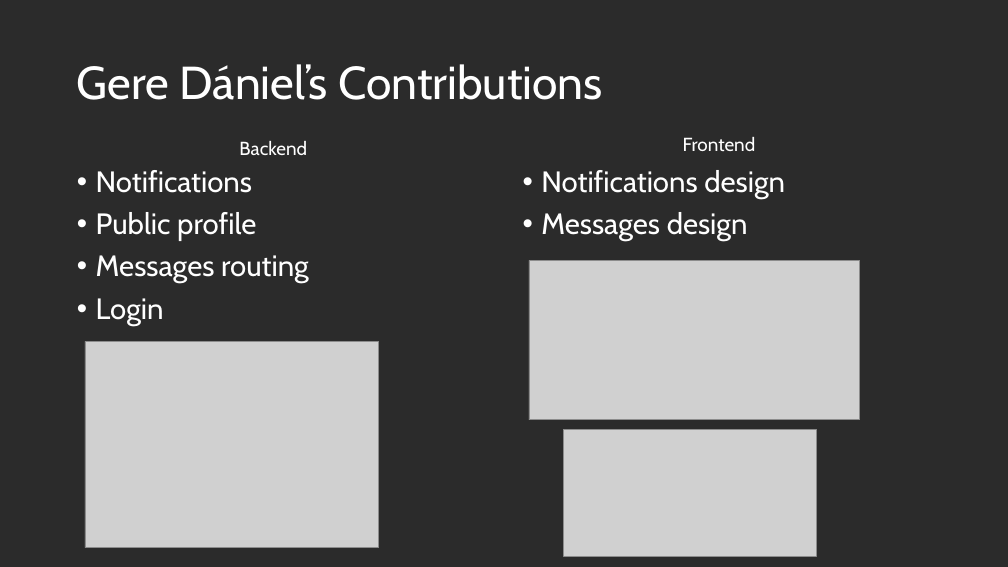
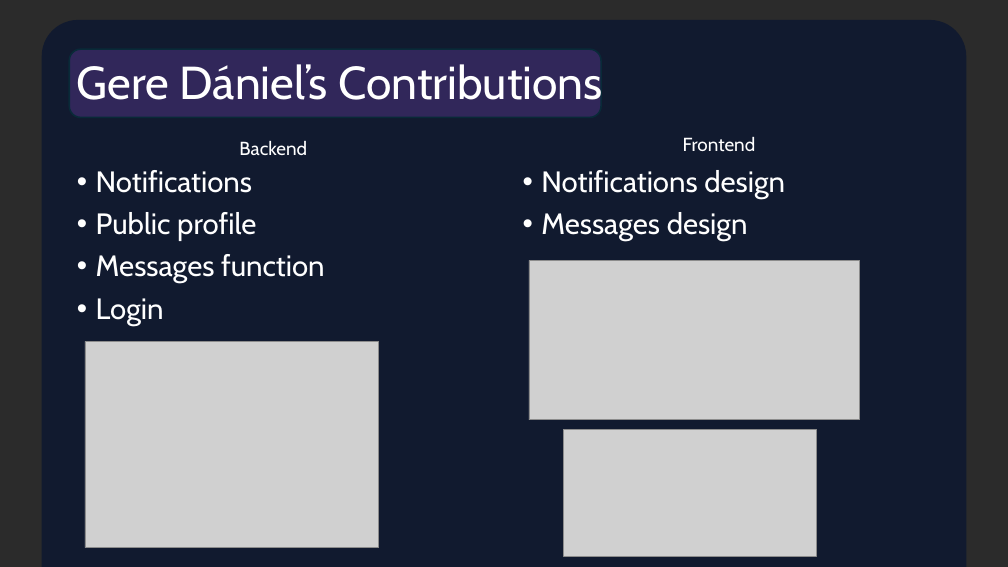
Before and after one commit to pollak-vizsgaremek/Bellora, a slide deck: slide 7 of docs/Bellora.pptx. Drawn at 1008x567 pixels with LibreOffice and Linux fonts; fonts in the diff are those of the drawing; grey boxes stand for pictures; background and template pictures are left out; a plain dark background stands for a picture behind light text. Boxes give left, top, right and bottom in pixels: in the first picture for what was removed or moved away, otherwise in the second. Text is boxed around its words. In the diff, an @@ line names an element or a change of style, - is before the commit and + after.

```diff
--- a/docs/Bellora.pptx
+++ b/docs/Bellora.pptx
@@ rounded rectangle added at (42,20,966,567), fill #111A2F @@
@@ rounded rectangle added at (70,49,601,117), fill #31275A, outline #092A39 1.5 pt @@
@@ text at (96,254,325,284): text changed @@
-• Messages routing
+• Messages function
```
Also in this commit, not shown: 7 other slides changed.
